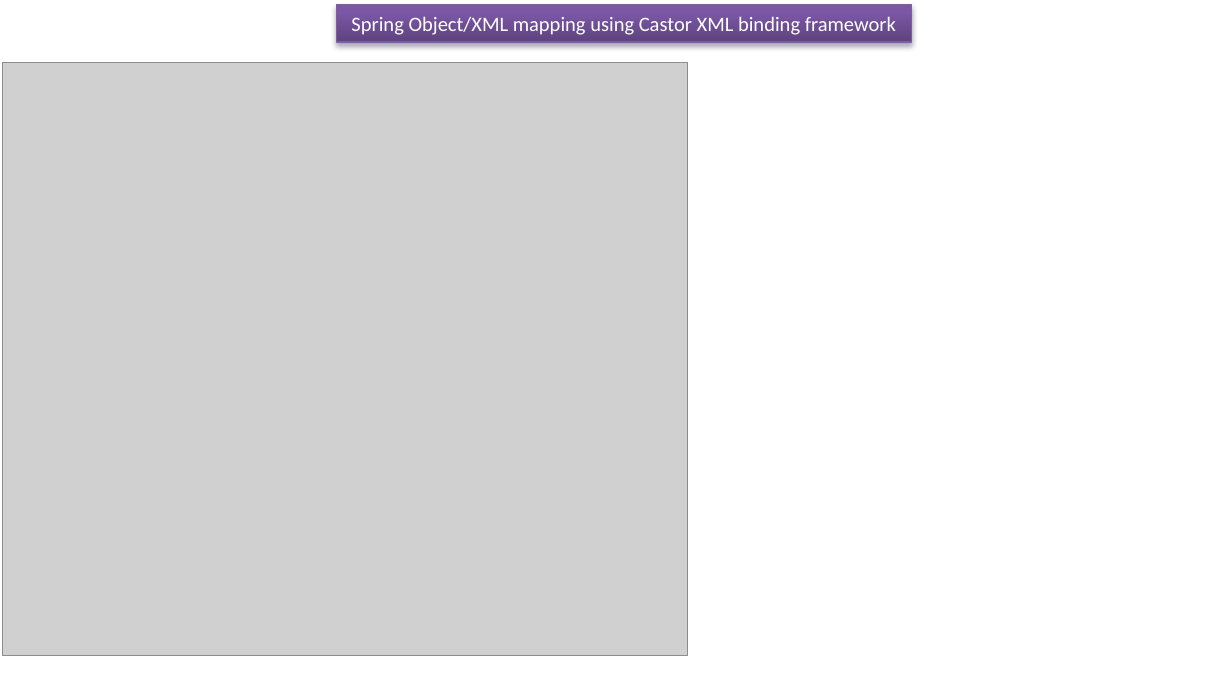
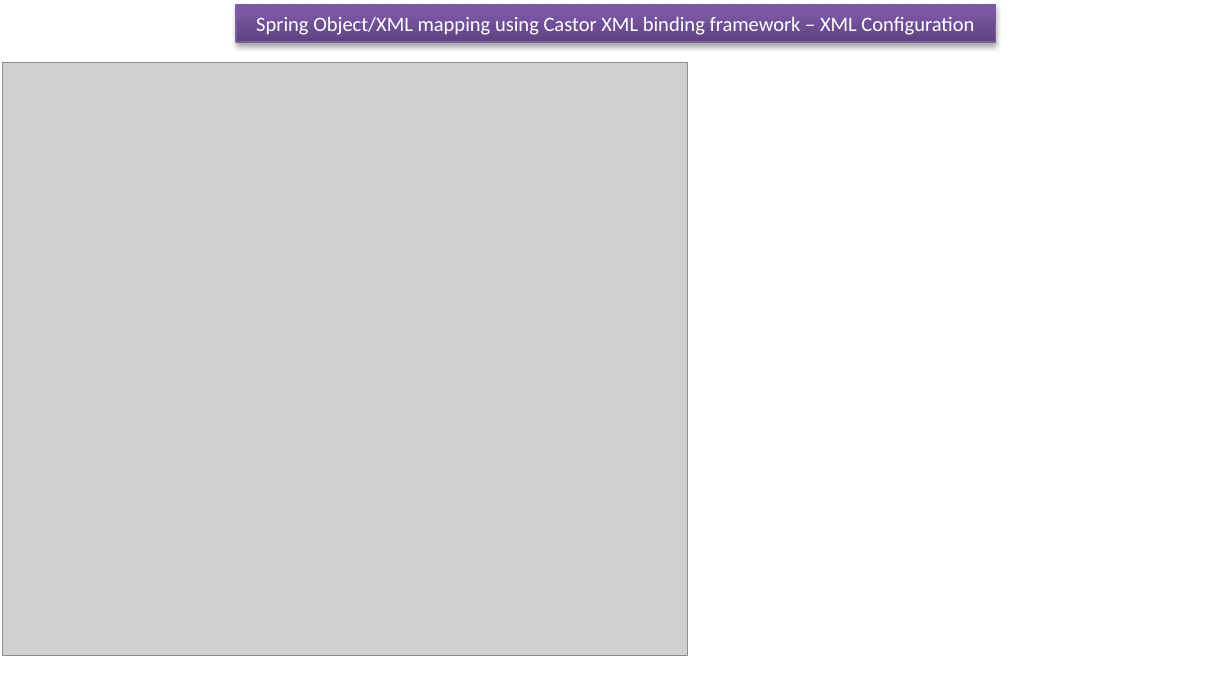
Before and after one commit to ramram43210/javaee, a slide deck: slide 7 of Later/Spring/14_Spring_Object_XML_Mapping/1/Spring Object XML mapping_castor.pptx (slide 6 before the commit). Drawn at 1232x678 pixels with LibreOffice and Linux fonts; fonts in the diff are those of the drawing; grey boxes stand for pictures. Boxes give left, top, right and bottom in pixels: in the first picture for what was removed or moved away, otherwise in the second. Text is boxed around its words. In the diff, an @@ line names an element or a change of style, - is before the commit and + after.

```diff
--- a/Later/Spring/14_Spring_Object_XML_Mapping/1/Spring Object XML mapping_castor.pptx
+++ b/Later/Spring/14_Spring_Object_XML_Mapping/1/Spring Object XML mapping_castor.pptx
@@ rectangle "Spring Object/XML mapping using Castor ...": place and size @@
-rectangle "Spring Object/XML mapping using Castor ..." at bbox=[336, 5, 912, 42]
+rectangle "Spring Object/XML mapping using Castor ..." at bbox=[237, 5, 997, 42]
@@ text in rectangle at bbox=[256, 16, 974, 35]: text changed @@
-Spring Object/XML mapping using Castor XML binding framework
+Spring Object/XML mapping using Castor XML binding framework – XML Configuration
```
Also in this commit, not shown: 6 other slides changed, 1 slide added, 1 other file.
